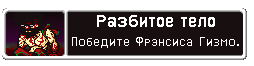
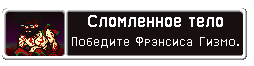
Comparing the layer stacks of the two 254px x 66px images. Changes:
removed layer "Layer 10" over [88, 15, 223, 27]
added layer "Layer 13" above "Layer 12" over [88, 15, 223, 27]
added layer "Layer 11" above "Achievement - Francis" over [88, 15, 223, 27]
added layer "Achievement - Francis" over [88, 15, 223, 27]
